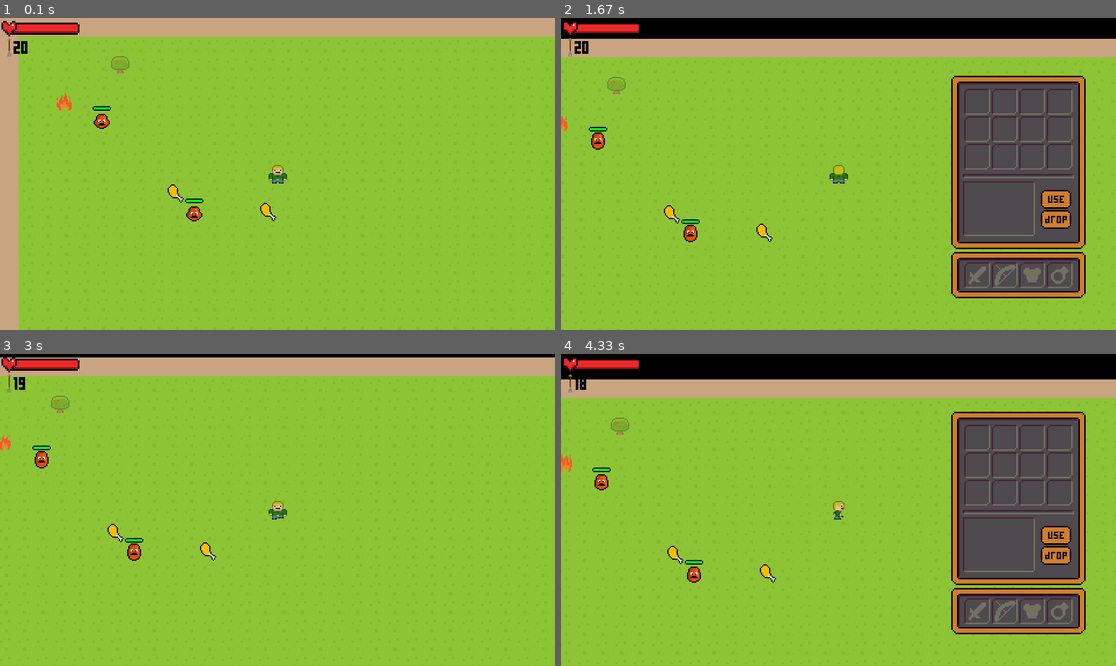
Above: before the commit, frames 1-4 (two rows, left to right).
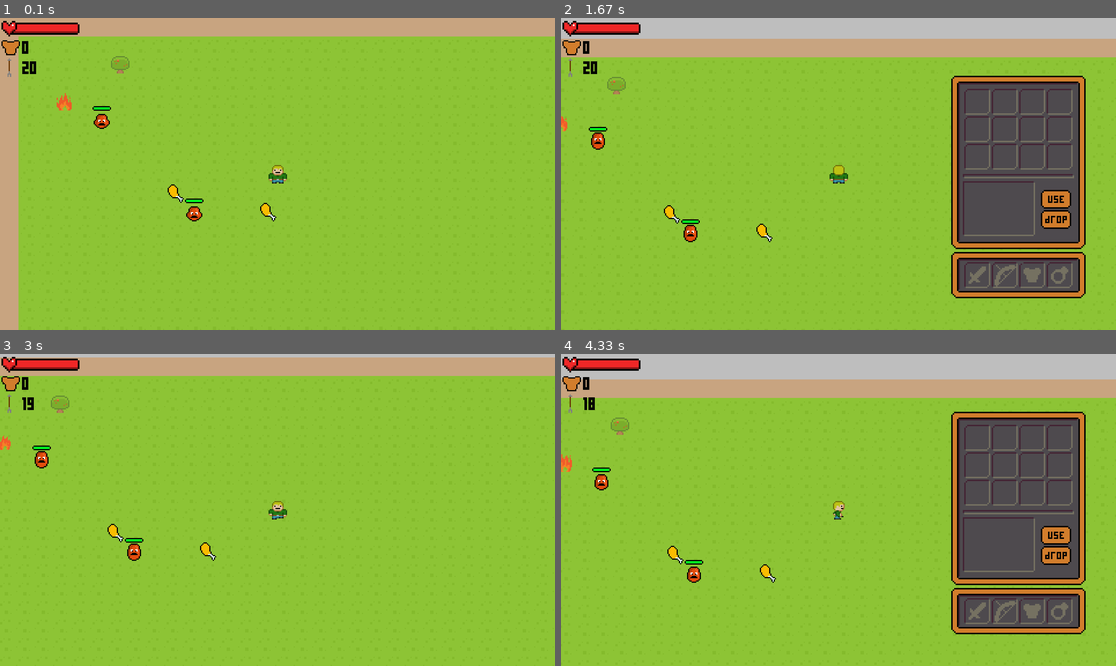
Above: after the commit, the same moments.

Repository: Flashweb14/PyGameRPG
Game: pygame game, started from RPG/__main__.py
Two runs of this game, one before a commit and one after it. Both use one fixed random seed, a clock stepped at 60 frames per second and the inputs below.
Inputs:
- Up to frame 1 (0.1 s): no input
- Up to frame 2 (1.67 s): hold Space 0.33-0.8 s; hold D 0.33-0.8 s; hold D 0.83-1.3 s; tap I at 0.98 s; hold W 1.33-1.63 s
- Up to frame 3 (3 s): hold D 1.67-2.13 s; tap E at 1.82 s; hold A 2.17-2.7 s; tap I at 2.32 s; hold S from 2.73 s (still down)
- Up to frame 4 (4.33 s): release S at 3.03 s; hold A 3.07-3.47 s; tap E at 3.22 s; hold W 3.5-3.87 s; tap I at 3.65 s; hold D from 3.9 s (still down)

The runs differ from the first frame. In frame 1, 0.2% of the frame differs, in the area x 0-7%, y 6-19%; in frame 2, 6.4%; in frame 3, 1.3%; in frame 4, 7.8%, in the area x 0-100%, y 0-19%.

Commit message:
:sparkles: Добавление индикатора брони

Diff:
--- a/RPG/scripts/consts.py
+++ b/RPG/scripts/consts.py
@@ -37,6 +37,7 @@
 HP_BAR_1 = load_image('resources/sprites/gui/hp_bar/hp_bar_1.png')
 
 ARROWS_INDICATOR = load_image('resources/sprites/gui/arrows_ind.png')
+ARMOR_INDICATOR = load_image('resources/sprites/gui/armor_ind.png')
 
 HP_BAR_NPC = load_image('resources/sprites/gui/npc_hp_bar.png')
 
--- a/RPG/scripts/game.py
+++ b/RPG/scripts/game.py
@@ -9,6 +9,7 @@
 from RPG.scripts.gui.inventory.inventory import Inventory
 from RPG.scripts.food import Food
 from RPG.scripts.gui.arrows_ind import ArrowsIndicator
+from RPG.scripts.gui.armor_ind import ArmorIndicator
 
 pygame.init()
 
@@ -42,6 +43,7 @@
 
         self.hp_bar = None
         self.arrows_ind = None
+        self.armor_ind = None
 
         self.count = 0
 
@@ -74,7 +76,8 @@
         RedSlime(self, 5, 5)
         RedSlime(self, 10, 10)
         self.hp_bar = HealthBar(self, 5, 10)
-        self.arrows_ind = ArrowsIndicator(self, 26, 70)
+        self.arrows_ind = ArrowsIndicator(self, 26, 140)
+        self.armor_ind = ArmorIndicator(self, 5, 70)
         self.inventory = Inventory(self)
         Food(self, 'meat', 9, 9)
         Food(self, 'meat', 14, 10)
--- a/RPG/scripts/game_processes/main_process.py
+++ b/RPG/scripts/game_processes/main_process.py
@@ -18,7 +18,7 @@
                 game.inventory.handle_event(event)
         game.player.move()
         game.all_sprites.update()
-        game.screen.fill((pygame.Color('black')))
+        game.screen.fill((pygame.Color('grey')))
         game.camera.update(game.player)
         for sprite in game.all_sprites:
             if sprite not in game.gui_group:
--- /dev/null
+++ b/RPG/scripts/gui/armor_ind.py
@@ -0,0 +1,23 @@
+import pygame
+from RPG.scripts.game_object import GameObject
+from RPG.scripts.consts import ARMOR_INDICATOR, GAME_FONT
+
+
+class ArmorIndicator(GameObject):
+    def __init__(self, game, x, y):
+        super().__init__(game, ARMOR_INDICATOR, x, y, game.gui_group, game.all_sprites)
+        self.rect.x = x
+        self.rect.y = y
+        num = GAME_FONT.render(str(self.game.player.armor), 0, pygame.Color('black'))
+        num_rect = num.get_rect()
+        num_rect.x = 70
+        num_rect.y = 10
+        self.image.blit(num, num_rect)
+
+    def update(self):
+        pygame.draw.rect(self.image, (0, 0, 0, 0), (64, 0, 120, 64))
+        num = GAME_FONT.render(str(self.game.player.armor), 0, pygame.Color('black'))
+        num_rect = num.get_rect()
+        num_rect.x = 70
+        num_rect.y = 10
+        self.image.blit(num, num_rect)
--- a/RPG/scripts/gui/arrows_ind.py
+++ b/RPG/scripts/gui/arrows_ind.py
@@ -10,14 +10,14 @@
         self.rect.y = y
         num = GAME_FONT.render(str(self.game.player.arrows_left), 0, pygame.Color('black'))
         num_rect = num.get_rect()
-        num_rect.x = 20
+        num_rect.x = 50
         num_rect.y = 10
         self.image.blit(num, num_rect)
 
     def update(self):
-        pygame.draw.rect(self.image, (0, 0, 0, 0), (12, 0, 58, 64))
+        pygame.draw.rect(self.image, (0, 0, 0, 0), (50, 0, 120, 64))
         num = GAME_FONT.render(str(self.game.player.arrows_left), 0, pygame.Color('black'))
         num_rect = num.get_rect()
-        num_rect.x = 20
+        num_rect.x = 50
         num_rect.y = 10
         self.image.blit(num, num_rect)
--- a/RPG/scripts/player.py
+++ b/RPG/scripts/player.py
@@ -40,6 +40,8 @@
         self.first_time = True
 
         self.arrows_left = 20
+
+        self.armor = 0
 
     def handle_event(self, event):
         if event.type == pygame.KEYDOWN:
Binary file added: RPG/resources/sprites/gui/armor_ind.png
Binary file changed: RPG/resources/sprites/gui/arrows_ind.png
